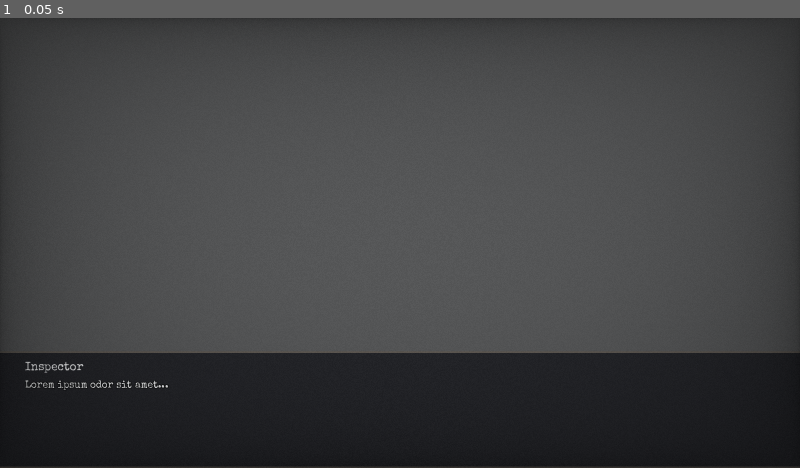
Above: before the commit, frame 1.
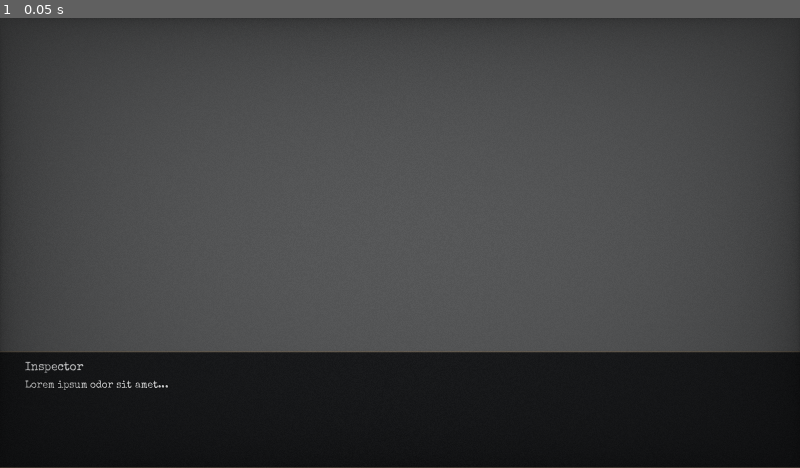
Above: after the commit, the same moment.

Repository: gabsvm/HorrorPlay
Game: Godot game, scene res://src/common/ui/dialogue_balloon.tscn
Same seed, same stepped clock (60 frames per second), same inputs: the game is played once before the commit and once after it. This scene is started directly instead of the project's main scene.
Inputs:
- Up to frame 1 (0.05 s): no input

The runs differ from the first frame. In frame 1, 0.2% of the frame differs, in the area x 0-100%, y 74-100%.

Commit message:
Polish dialogue audio and choice presentation

Diff:
--- a/src/common/ui/dialogue_balloon.gd
+++ b/src/common/ui/dialogue_balloon.gd
@@ -13,12 +13,9 @@
 var current_line_index: int = 0
 var speaker_name: String = ""
 var is_typing: bool = false
-var current_tween: Tween
-
 var choices_list: Array[Dictionary] = []
 var selected_choice: Dictionary = {}
 var is_choice_mode: bool = false
-
 var last_visible_chars: int = 0
 var synth_player: AudioStreamPlayer
 var beep_stream: AudioStreamWAV
@@ -28,24 +25,21 @@
 	next_indicator.visible = false
 	choices_container.visible = false
 	set_anchors_and_offsets_preset(Control.PRESET_FULL_RECT)
-
 	var style_box = StyleBoxFlat.new()
-	style_box.bg_color = Color(0.06, 0.06, 0.08, 0.9)
-	style_box.border_width_top = 4
-	style_box.border_width_bottom = 4
-	style_box.border_color = Color(0.35, 0.3, 0.25, 0.75)
+	style_box.bg_color = Color(0.025, 0.026, 0.031, 0.955)
+	style_box.border_width_top = 2
+	style_box.border_width_bottom = 2
+	style_box.border_color = Color(0.42, 0.34, 0.23, 0.82)
 	style_box.content_margin_left = 60
 	style_box.content_margin_right = 60
-	style_box.content_margin_top = 30
-	style_box.content_margin_bottom = 30
+	style_box.content_margin_top = 28
+	style_box.content_margin_bottom = 28
 	panel.add_theme_stylebox_override("panel", style_box)
-
 	var custom_font = load("res://assets/fonts/SpecialElite-Regular.ttf")
 	if custom_font:
 		speaker_label.add_theme_font_override("font", custom_font)
 		text_label.add_theme_font_override("normal_font", custom_font)
 		next_indicator.add_theme_font_override("font", custom_font)
-
 	_setup_synth()
 
 func _setup_synth() -> void:
@@ -54,37 +48,45 @@
 		if AudioServer.get_bus_name(i) == "SFX":
 			synth_player.bus = &"SFX"
 			break
+	synth_player.volume_db = -16.0
 	add_child(synth_player)
-
 	beep_stream = AudioStreamWAV.new()
-	beep_stream.format = AudioStreamWAV.FORMAT_8_BITS
-	beep_stream.mix_rate = 8000
+	beep_stream.format = AudioStreamWAV.FORMAT_16_BITS
+	beep_stream.mix_rate = 12000
+	beep_stream.stereo = false
+	var sample_count := 230
 	var data = PackedByteArray()
-	for i in range(350):
-		var val = int(sin(i * 0.25) * 127 + 128)
-		data.append(val)
+	data.resize(sample_count * 2)
+	for i in range(sample_count):
+		var t = float(i) / float(beep_stream.mix_rate)
+		var envelope = pow(max(0.0, 1.0 - float(i) / float(sample_count)), 2.6)
+		var value = (sin(TAU * 128.0 * t) * 0.65 + sin(TAU * 191.0 * t) * 0.2) * envelope * 0.22
+		var sample = int(clamp(value, -1.0, 1.0) * 32767.0)
+		data[i * 2] = sample & 0xff
+		data[i * 2 + 1] = (sample >> 8) & 0xff
 	beep_stream.data = data
 
 func _process(_delta: float) -> void:
-	if is_typing and text_label:
-		if text_label.visible_characters != last_visible_chars:
-			last_visible_chars = text_label.visible_characters
-			if last_visible_chars % 2 == 0:
-				_play_typewriter_sound()
+	if is_typing and text_label and text_label.visible_characters != last_visible_chars:
+		last_visible_chars = text_label.visible_characters
+		if last_visible_chars % 3 == 0:
+			_play_typewriter_sound()
 
 func _play_typewriter_sound() -> void:
 	if not synth_player or not beep_stream:
 		return
-
-	if speaker_name == "Pescador Sombrío":
-		synth_player.pitch_scale = randf_range(0.4, 0.55)
+	if speaker_name == "Pescador Sombrío" or speaker_name == "Silas":
+		synth_player.pitch_scale = randf_range(0.58, 0.68)
 	elif speaker_name == "Tabernero" or speaker_name == "Tabernero Barnaby":
-		synth_player.pitch_scale = randf_range(0.5, 0.65)
+		synth_player.pitch_scale = randf_range(0.68, 0.77)
+	elif speaker_name == "Clientes":
+		synth_player.pitch_scale = randf_range(0.72, 0.9)
+	elif speaker_name == "Transmisión 317":
+		synth_player.pitch_scale = randf_range(0.45, 0.6)
 	elif speaker_name == "Sistema" or speaker_name == "Save":
-		synth_player.pitch_scale = randf_range(1.1, 1.25)
+		synth_player.pitch_scale = randf_range(1.05, 1.14)
 	else:
-		synth_player.pitch_scale = randf_range(0.8, 1.0)
-
+		synth_player.pitch_scale = randf_range(0.88, 1.0)
 	synth_player.stream = beep_stream
 	synth_player.play()
 
@@ -119,33 +121,27 @@
 	last_visible_chars = 0
 	is_typing = true
 	typing_canceled = false
-
 	var parsed_text = text_label.get_parsed_text()
 	while text_label.visible_characters < parsed_text.length():
 		if typing_canceled:
 			break
 		text_label.visible_characters += 1
 		last_visible_chars = text_label.visible_characters
-
 		var current_char = parsed_text[text_label.visible_characters - 1]
-		var delay = 0.02
-
+		var delay = 0.018
 		if current_char in [".", "!", "?", "…"]:
-			delay = 0.45
+			delay = 0.31
 		elif current_char in [",", ";", ":", "-"]:
-			delay = 0.22
+			delay = 0.13
 		elif current_char == " ":
-			delay = 0.01
-
+			delay = 0.008
 		await get_tree().create_timer(delay).timeout
-
 	_on_typing_finished()
 
 func _on_typing_finished() -> void:
 	if not is_typing:
 		return
 	is_typing = false
-
 	if is_choice_mode and current_line_index == dialog_lines.size() - 1:
 		_display_choices()
 	else:
@@ -154,18 +150,17 @@
 func _display_choices() -> void:
 	next_indicator.visible = false
 	choices_container.visible = true
-
 	for child in choices_container.get_children():
 		child.queue_free()
-
 	for i in range(choices_list.size()):
 		var choice = choices_list[i]
 		if not _choice_available(choice):
 			continue
-
 		var btn = Button.new()
 		btn.text = choice.get("text", "...")
 		btn.alignment = HORIZONTAL_ALIGNMENT_LEFT
+		btn.custom_minimum_size = Vector2(0, 48)
+		btn.add_theme_font_size_override("font_size", 19)
 		btn.theme_type_variation = &"FlatButton"
 		btn.pressed.connect(func(): _on_choice_selected(choice))
 		choices_container.add_child(btn)
@@ -175,7 +170,6 @@
 		return false
 	if choice.has("sanity_max") and Sanity.current_sanity > int(choice["sanity_max"]):
 		return false
-
 	if choice.has("required_evidence"):
 		var required_evidence = choice["required_evidence"]
 		if required_evidence is Array:
@@ -185,7 +179,6 @@
 		else:
 			if not Investigation.has_evidence(str(required_evidence)):
 				return false
-
 	if choice.has("required_flag"):
 		var required_flag = choice["required_flag"]
 		if required_flag is Array:
@@ -195,7 +188,6 @@
 		else:
 			if not GameState.get_flag(str(required_flag)):
 				return false
-
 	if choice.has("forbidden_flag"):
 		var forbidden_flag = choice["forbidden_flag"]
 		if forbidden_flag is Array:
@@ -205,15 +197,12 @@
 		else:
 			if GameState.get_flag(str(forbidden_flag)):
 				return false
-
 	if choice.has("required_item_id") and not Inventory.has_item(str(choice["required_item_id"])):
 		return false
-
 	if choice.has("variable_equals") and choice["variable_equals"] is Dictionary:
 		for variable_name in choice["variable_equals"]:
 			if GameState.get_var(str(variable_name)) != choice["variable_equals"][variable_name]:
 				return false
-
 	return true
 
 func _on_choice_selected(choice: Dictionary) -> void:
@@ -224,13 +213,11 @@
 func _input(event: InputEvent) -> void:
 	if is_choice_mode and choices_container.visible:
 		return
-
 	var is_advance_input = false
 	if event is InputEventMouseButton and event.is_pressed() and event.button_index == MOUSE_BUTTON_LEFT:
 		is_advance_input = true
 	elif event is InputEventScreenTouch and not event.pressed:
 		is_advance_input = true
-
 	if is_advance_input:
 		get_viewport().set_input_as_handled()
 		if is_typing:
